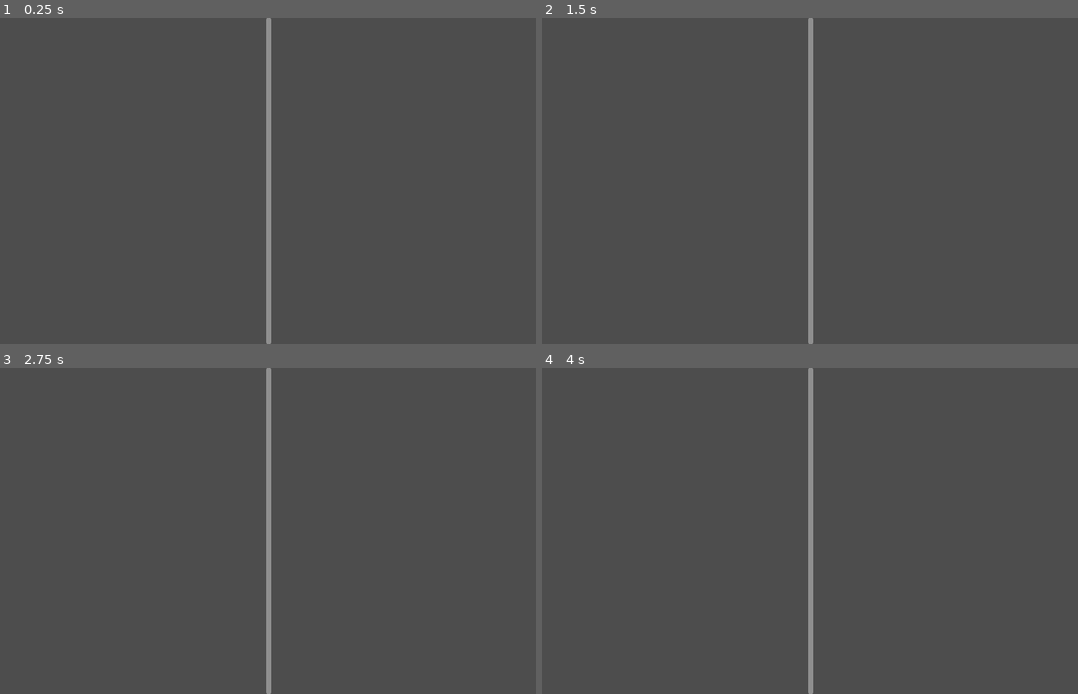
Above: before the commit, frames 1-4 (two rows, left to right).
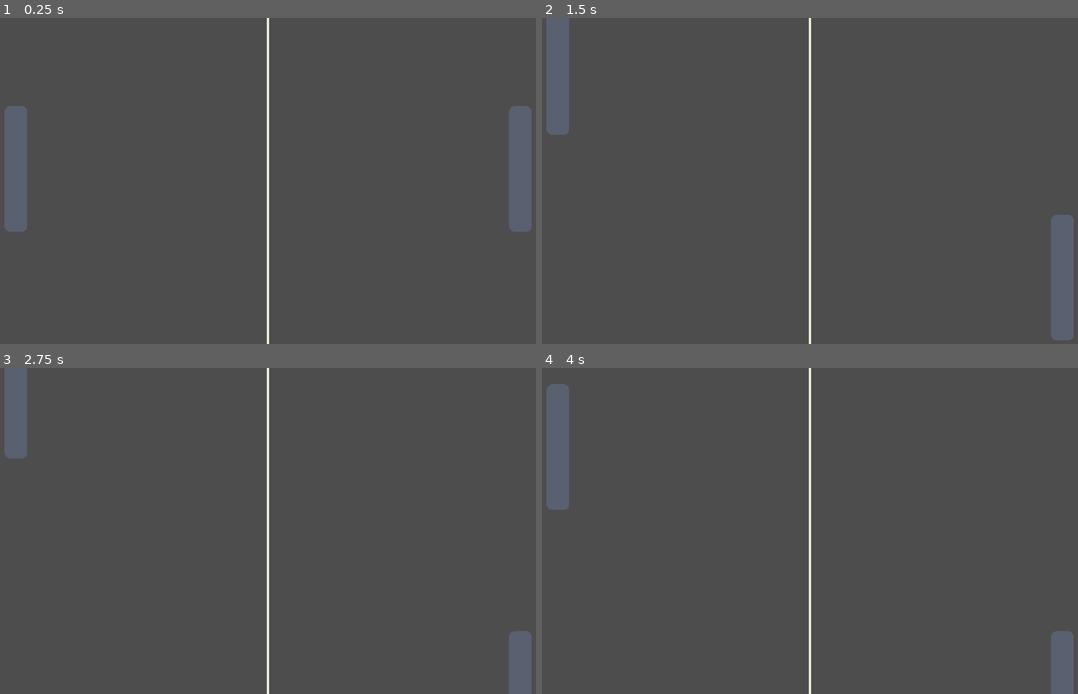
Above: after the commit, the same moments.

Repository: blackinferno1000/pong
Game: Godot game, scene res://scenes/main.tscn
Same seed, same stepped clock (60 frames per second), same inputs: the game is played once before the commit and once after it.
Inputs:
- Up to frame 1 (0.25 s): no input
- Up to frame 2 (1.5 s): tap Enter at 0.5 s; hold W (p1_up, bound only after the commit) 0.53-1.28 s; hold Down (p2_down, bound only after the commit) 0.53-1.28 s; tap Up (p2_up, bound only after the commit) at 0.8, 1.35 s; hold S (p1_down, bound only after the commit) from 1.28 s (still down)
- Up to frame 3 (2.75 s): tap Down (p2_down, bound only after the commit) at 1.55 s; release S (p1_down, bound only after the commit) at 2.03 s; hold W (p1_up, bound only after the commit) from 2.03 s (still down); hold Down (p2_down, bound only after the commit) from 2.03 s (still down); tap Up (p2_up, bound only after the commit) at 2.3 s
- Up to frame 4 (4 s): release Down (p2_down, bound only after the commit) at 2.78 s; tap Up (p2_up, bound only after the commit) at 2.85, 3.8 s; tap Down (p2_down, bound only after the commit) at 3.05 s; tap Space at 3.5 s; release W (p1_up, bound only after the commit) at 3.53 s; hold S (p1_down, bound only after the commit) from 3.53 s (still down); hold Down (p2_down, bound only after the commit) from 3.53 s (still down)

The runs differ from the first frame. In frame 1, 4.2% of the frame differs, in the area x 0-100%, y 0-100%; in frame 2, 4.0%; in frame 3, 2.9%; in frame 4, 3.3%.

Commit message:
fresh start

Diff:
--- a/project.godot
+++ b/project.godot
@@ -11,6 +11,29 @@
 [application]
 
 config/name="pong"
-run/main_scene="uid://8vxh1ruhgbcd"
+run/main_scene="uid://cj4wr6qe1f1po"
 config/features=PackedStringArray("4.5", "Forward Plus")
 config/icon="res://icon.svg"
+
+[input]
+
+p1_up={
+"deadzone": 0.2,
+"events": [Object(InputEventKey,"resource_local_to_scene":false,"resource_name":"","device":-1,"window_id":0,"alt_pressed":false,"shift_pressed":false,"ctrl_pressed":false,"meta_pressed":false,"pressed":false,"keycode":0,"physical_keycode":87,"key_label":0,"unicode":119,"location":0,"echo":false,"script":null)
+]
+}
+p2_up={
+"deadzone": 0.2,
+"events": [Object(InputEventKey,"resource_local_to_scene":false,"resource_name":"","device":-1,"window_id":0,"alt_pressed":false,"shift_pressed":false,"ctrl_pressed":false,"meta_pressed":false,"pressed":false,"keycode":0,"physical_keycode":4194320,"key_label":0,"unicode":0,"location":0,"echo":false,"script":null)
+]
+}
+p1_down={
+"deadzone": 0.2,
+"events": [Object(InputEventKey,"resource_local_to_scene":false,"resource_name":"","device":-1,"window_id":0,"alt_pressed":false,"shift_pressed":false,"ctrl_pressed":false,"meta_pressed":false,"pressed":false,"keycode":0,"physical_keycode":83,"key_label":0,"unicode":115,"location":0,"echo":false,"script":null)
+]
+}
+p2_down={
+"deadzone": 0.2,
+"events": [Object(InputEventKey,"resource_local_to_scene":false,"resource_name":"","device":-1,"window_id":0,"alt_pressed":false,"shift_pressed":false,"ctrl_pressed":false,"meta_pressed":false,"pressed":false,"keycode":0,"physical_keycode":4194322,"key_label":0,"unicode":0,"location":0,"echo":false,"script":null)
+]
+}
--- /dev/null
+++ b/scenes/game_manager.gd
@@ -0,0 +1,18 @@
+extends Node2D
+
+#fields
+@onready var player_1 = %"Player 1"
+@onready var player_2 = %"Player 2"
+
+# Called when the node enters the scene tree for the first time.
+func _ready():
+	pass # Replace with function body.
+
+#quits game
+func _input(event):
+	if event.is_action_pressed("ui_cancel"):
+		get_tree().quit()
+
+# Called every frame. 'delta' is the elapsed time since the previous frame.
+func _process(delta):
+	pass
--- a/scenes/main.tscn
+++ b/scenes/main.tscn
@@ -1,21 +1,26 @@
-[gd_scene load_steps=2 format=3 uid="uid://8vxh1ruhgbcd"]
+[gd_scene load_steps=3 format=3 uid="uid://cj4wr6qe1f1po"]
 
-[sub_resource type="RectangleShape2D" id="RectangleShape2D_sgp6g"]
-size = Vector2(10, 650)
+[ext_resource type="Script" uid="uid://00cmhwxfqfyb" path="res://scenes/game_manager.gd" id="1_0wfyh"]
+[ext_resource type="PackedScene" uid="uid://vgnivv535ydk" path="res://scenes/objects/paddle.tscn" id="2_sugp2"]
 
-[node name="main" type="Node2D"]
+[node name="GameManager" type="Node2D"]
+script = ExtResource("1_0wfyh")
 
-[node name="Camera2D" type="Camera2D" parent="."]
+[node name="Player 2" parent="." instance=ExtResource("2_sugp2")]
+unique_name_in_owner = true
+position = Vector2(1075, 300)
+player = 1
 
-[node name="Divider" type="Line2D" parent="Camera2D"]
-points = PackedVector2Array(0, -320, 0, 320)
+[node name="Player 1" parent="." instance=ExtResource("2_sugp2")]
+unique_name_in_owner = true
+position = Vector2(75, 300)
+
+[node name="Divider" type="Line2D" parent="."]
+position = Vector2(575, 0)
+points = PackedVector2Array(0, 0, 0, 650)
 closed = true
-default_color = Color(0.7476796, 0.7476796, 0.7476796, 0.58431375)
+width = 5.0
+default_color = Color(0.91764706, 0.9411765, 0.84705883, 1)
 joint_mode = 1
 begin_cap_mode = 2
 end_cap_mode = 2
-
-[node name="StaticBody2D" type="StaticBody2D" parent="Camera2D/Divider"]
-
-[node name="CollisionShape2D" type="CollisionShape2D" parent="Camera2D/Divider/StaticBody2D"]
-shape = SubResource("RectangleShape2D_sgp6g")
--- /dev/null
+++ b/scenes/objects/paddle.tscn
@@ -0,0 +1,17 @@
+[gd_scene load_steps=4 format=3 uid="uid://vgnivv535ydk"]
+
+[ext_resource type="Script" uid="uid://c4h4hkw3yxapx" path="res://scenes/paddle.gd" id="1_sn34m"]
+[ext_resource type="Texture2D" uid="uid://lhoolysv8jp4" path="res://assets/Paddle.png" id="2_sr72p"]
+
+[sub_resource type="RectangleShape2D" id="RectangleShape2D_ternb"]
+size = Vector2(45, 250)
+
+[node name="Paddle" type="CharacterBody2D"]
+script = ExtResource("1_sn34m")
+
+[node name="Sprite2D" type="Sprite2D" parent="."]
+modulate = Color(0.34901962, 0.3764706, 0.4392157, 1)
+texture = ExtResource("2_sr72p")
+
+[node name="CollisionShape2D" type="CollisionShape2D" parent="."]
+shape = SubResource("RectangleShape2D_ternb")
--- /dev/null
+++ b/scenes/paddle.gd
@@ -0,0 +1,30 @@
+extends CharacterBody2D
+
+#fields
+@export var SPEED = 350
+@export_enum("Player 1", "Player 2") var player: int
+var screen_size
+
+#functions
+func _ready():
+	screen_size = get_viewport_rect().size
+func _physics_process(delta):
+#	player 1 movement
+	if(player == 0):
+		if(Input.is_action_pressed("p1_up")):
+			#velocity.y -= SPEED * delta
+			position.y -= SPEED * delta
+		if(Input.is_action_pressed("p1_down")):
+			#velocity.y += SPEED * delta
+			position.y += SPEED * delta
+	position = position.clamp(Vector2.ZERO, screen_size)
+
+#	player 2 movement
+	if(player == 1):
+		if(Input.is_action_pressed("p2_up")):
+			#velocity.y -= SPEED * delta
+			position.y -= SPEED * delta
+		if(Input.is_action_pressed("p2_down")):
+			#velocity.y += SPEED * delta
+			position.y += SPEED * delta
+	position = position.clamp(Vector2.ZERO, screen_size)
Binary file added: assets/Paddle.png
Not shown, added: assets/Paddle.png.import
Binary file added: assets/ball.png
Not shown, added: assets/ball.png.import
Not shown, added: scenes/game_manager.gd.uid
Not shown, added: scenes/paddle.gd.uid
Not shown, changed: .DS_Store
